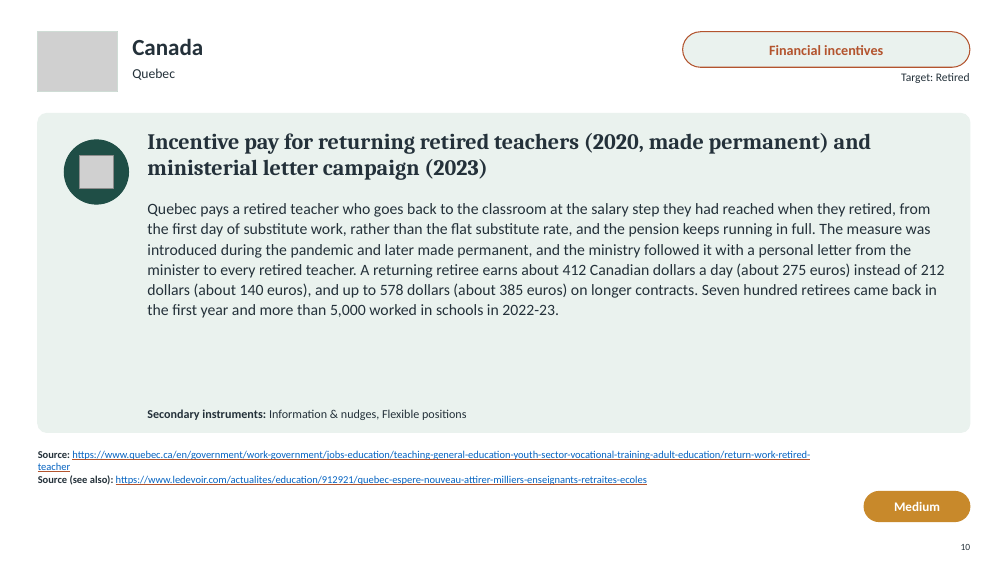
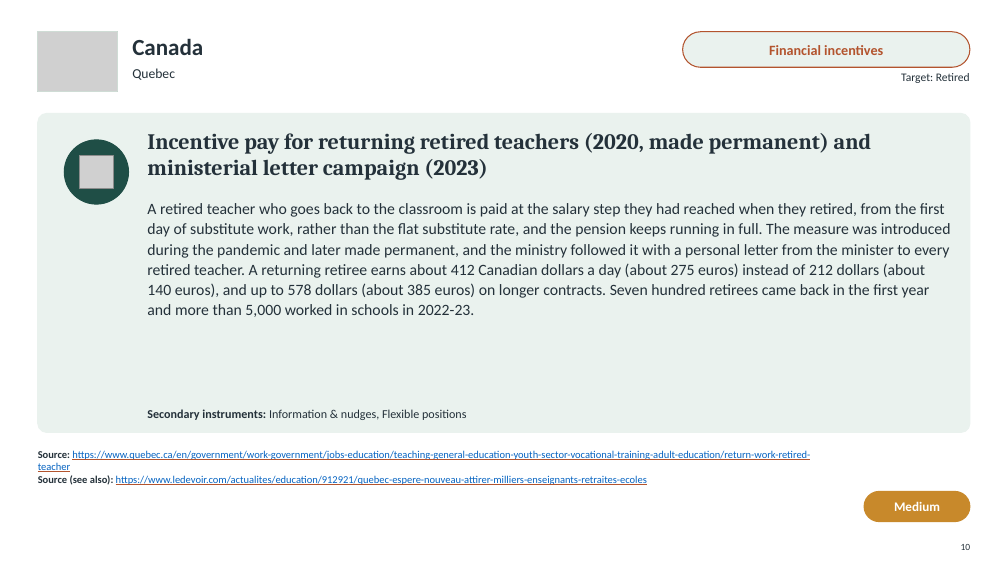
Before and after one commit to jedr1-ship-it/Alternative-Pathways----Quant, a slide deck: slide 10 of policies/Re-attracting_Former_Teachers.pptx. Drawn at 1008x567 pixels with LibreOffice and Linux fonts; fonts in the diff are those of the drawing; grey boxes stand for pictures. Boxes give left, top, right and bottom in pixels: in the first picture for what was removed or moved away, otherwise in the second. Text is boxed around its words. In the diff, an @@ line names an element or a change of style, - is before the commit and + after.

```diff
--- a/policies/Re-attracting_Former_Teachers.pptx
+++ b/policies/Re-attracting_Former_Teachers.pptx
@@ text at bbox=[147, 203, 951, 317]: text changed @@
-Quebec pays a retired teacher who goes back to the classroom at the salary step they had reached when they retired, from the first day of substitute work, rather than the flat substitute rate, and the pension keeps running in full. The measure was introduced during the pandemic and later made permanent, and the ministry followed it with a personal letter from the minister to every retired teacher. A returning retiree earns about 412 Canadian dollars a day (about 275 euros) instead of 212 dollars (about 140 euros), and up to 578 dollars (about 385 euros) on longer contracts. Seven hundred retirees came back in the first year and more than 5,000 worked in schools in 2022-23.
+A retired teacher who goes back to the classroom is paid at the salary step they had reached when they retired, from the first day of substitute work, rather than the flat substitute rate, and the pension keeps running in full. The measure was introduced during the pandemic and later made permanent, and the ministry followed it with a personal letter from the minister to every retired teacher. A returning retiree earns about 412 Canadian dollars a day (about 275 euros) instead of 212 dollars (about 140 euros), and up to 578 dollars (about 385 euros) on longer contracts. Seven hundred retirees came back in the first year and more than 5,000 worked in schools in 2022-23.
```
Also in this commit, not shown: 27 other slides changed, 2 other files.
